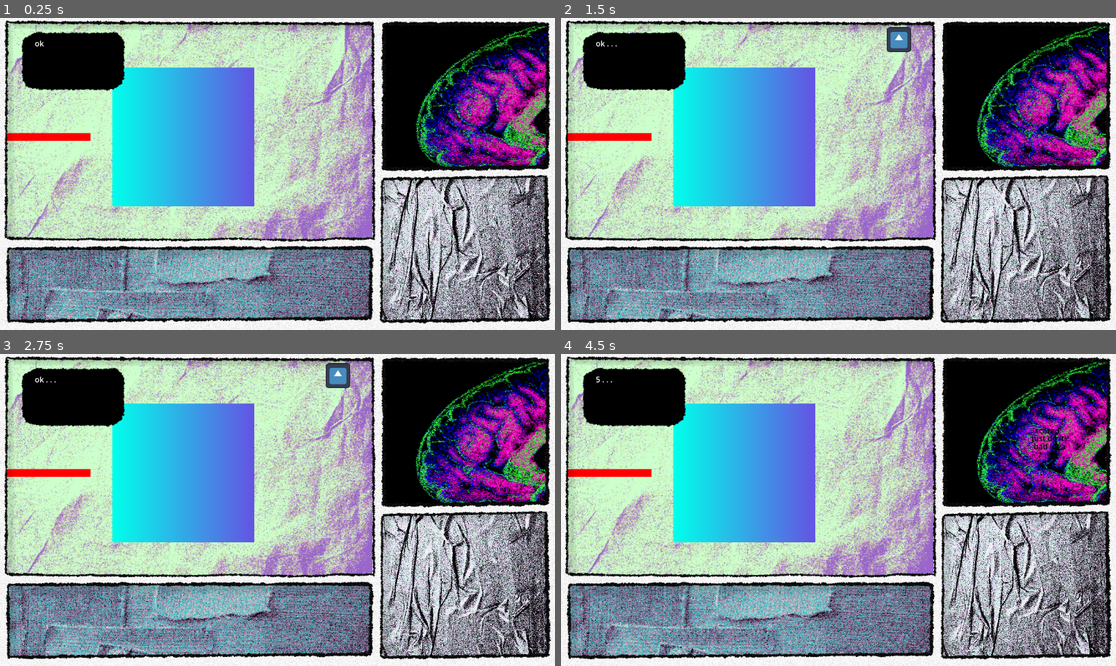
Above: before the commit, frames 1-4 (two rows, left to right).
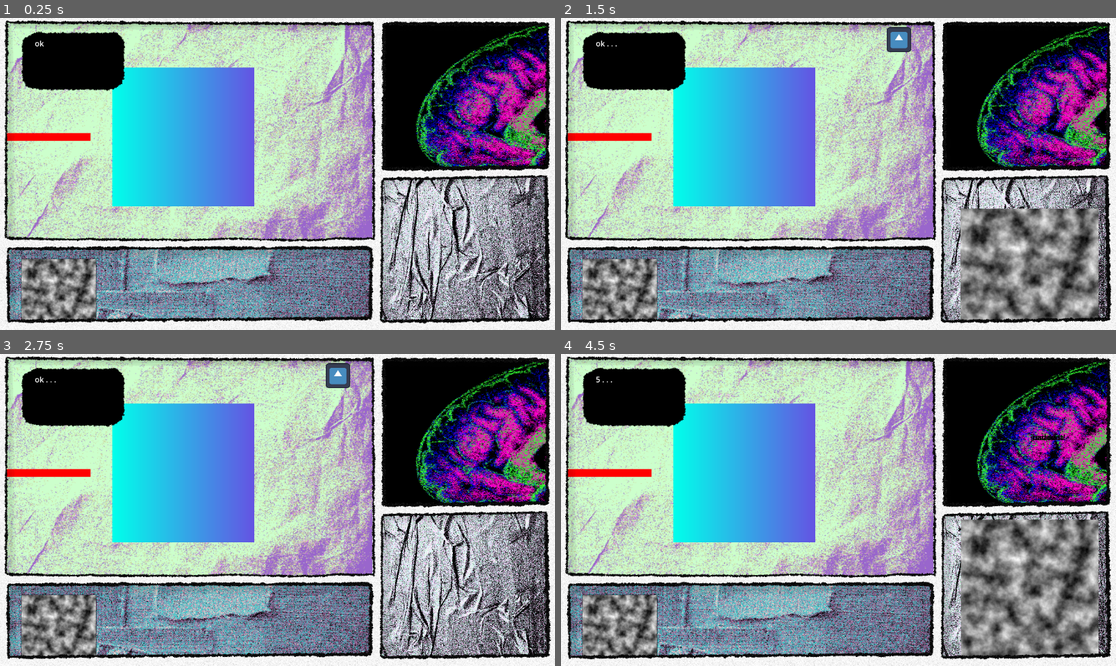
Above: after the commit, the same moments.

Repository: Chas-w/101_Lesbian_Dates
Game: Godot game, scene res://Issues/Issue_001.tscn
Same seed, same stepped clock (60 frames per second), same inputs: the game is played once before the commit and once after it. This scene is started directly instead of the project's main scene. The engine's default icon, where the game draws it, is replaced by a stand-in: a white triangle on a blue panel in a dark square.
Inputs (mouse positions are in pixels of both pictures, inside the frame that each line leads up to):
- Up to frame 1 (0.25 s): no input
- Up to frame 2 (1.5 s): click (622, 295) at 0.52 s; click (622, 295) at 1.27 s
- Up to frame 3 (2.75 s): click (61, 631) at 2.02 s
- Up to frame 4 (4.5 s): tap Enter (Enter, bound only before the commit) at 2.75, 3.6 s; tap E (Enter, bound only after the commit) at 2.85, 4.35 s

The runs differ from the first frame. In frame 1, 2.5% of the frame differs, in the area x 3-18%, y 77-97%; in frame 2, 10%; in frame 3, 2.5%; in frame 4, 12%, in the area x 3-97%, y 23-97%.

Commit message:
started working on inventory items
todo to finish this feature

PAUL thoughts
Toggle ordering (what is focused and what isn't)

Diff:
--- a/Entities/inventory_item.tscn
+++ b/Entities/inventory_item.tscn
@@ -2,11 +2,25 @@
 
 [ext_resource type="Script" uid="uid://blese6kt35wtk" path="res://Scripts/inventory_item.gd" id="1_bxa1r"]
 
-[node name="Inventory Item" type="Button" unique_id=1614442202]
+[sub_resource type="FastNoiseLite" id="FastNoiseLite_aq4h5"]
+
+[sub_resource type="NoiseTexture2D" id="NoiseTexture2D_bxa1r"]
+noise = SubResource("FastNoiseLite_aq4h5")
+
+[node name="inventory item" type="Button" unique_id=426993737]
 anchors_preset = -1
-anchor_right = 0.038000003
-anchor_bottom = 0.048
-offset_right = -35.776
-offset_bottom = -23.104
-text = "Item"
+anchor_left = 0.28800002
+anchor_top = 0.08800001
+anchor_right = 0.74
+anchor_bottom = 0.89000005
+offset_left = 150.22397
+offset_top = 201.976
+offset_right = -150.47998
+offset_bottom = -201.72003
+grow_horizontal = 2
+grow_vertical = 2
+size_flags_horizontal = 4
+size_flags_vertical = 4
+toggle_mode = true
+icon = SubResource("NoiseTexture2D_bxa1r")
 script = ExtResource("1_bxa1r")
--- a/Issues/Issue_001.tscn
+++ b/Issues/Issue_001.tscn
@@ -14,6 +14,7 @@
 [ext_resource type="Texture2D" uid="uid://cb6oxc8guiq0k" path="res://Imported Textures/black_bubble.png" id="8_pppn2"]
 [ext_resource type="Texture2D" uid="uid://b3kgil3r5hg1x" path="res://Imported Textures/brain.png" id="9_n8xr2"]
 [ext_resource type="Script" uid="uid://bsmds4jycqusj" path="res://Scripts/minigames/boob_game.gd" id="10_gda5h"]
+[ext_resource type="PackedScene" uid="uid://bu3ldete44hh3" path="res://Entities/inventory_item.tscn" id="10_n8xr2"]
 
 [sub_resource type="Animation" id="Animation_m6anw"]
 resource_name = "Kai_Pierce_Paul"
@@ -73,6 +74,93 @@
 [sub_resource type="RectangleShape2D" id="RectangleShape2D_pw7vx"]
 size = Vector2(416.5, 26.5)
 
+[sub_resource type="FastNoiseLite" id="FastNoiseLite_n8xr2"]
+
+[sub_resource type="NoiseTexture2D" id="NoiseTexture2D_fs3k7"]
+noise = SubResource("FastNoiseLite_n8xr2")
+
+[sub_resource type="Animation" id="Animation_ts13j"]
+length = 0.001
+tracks/0/type = "bezier"
+tracks/0/imported = false
+tracks/0/enabled = true
+tracks/0/path = NodePath("Mover:position:x")
+tracks/0/interp = 1
+tracks/0/loop_wrap = true
+tracks/0/keys = {
+"handle_modes": PackedInt32Array(0),
+"points": PackedFloat32Array(195, -0.25, 0, 0.25, 0),
+"times": PackedFloat32Array(0)
+}
+tracks/1/type = "bezier"
+tracks/1/imported = false
+tracks/1/enabled = true
+tracks/1/path = NodePath("Mover:position:y")
+tracks/1/interp = 1
+tracks/1/loop_wrap = true
+tracks/1/keys = {
+"handle_modes": PackedInt32Array(0),
+"points": PackedFloat32Array(518, -0.25, 0, 0.25, 0),
+"times": PackedFloat32Array(0)
+}
+
+[sub_resource type="Animation" id="Animation_rhysv"]
+resource_name = "mover_in"
+tracks/0/type = "bezier"
+tracks/0/imported = false
+tracks/0/enabled = true
+tracks/0/path = NodePath("Mover:position:x")
+tracks/0/interp = 1
+tracks/0/loop_wrap = true
+tracks/0/keys = {
+"handle_modes": PackedInt32Array(0, 0),
+"points": PackedFloat32Array(195, -0.25, 0, 0.25, 0, 198, -0.16666667, -0.5, 0, 0),
+"times": PackedFloat32Array(0, 1)
+}
+tracks/1/type = "bezier"
+tracks/1/imported = false
+tracks/1/enabled = true
+tracks/1/path = NodePath("Mover:position:y")
+tracks/1/interp = 1
+tracks/1/loop_wrap = true
+tracks/1/keys = {
+"handle_modes": PackedInt32Array(0, 2),
+"points": PackedFloat32Array(518, -0.25, 0, 0.25, 0, 179, -0.16666667, 56.5, 0, 0),
+"times": PackedFloat32Array(0, 1)
+}
+
+[sub_resource type="Animation" id="Animation_alpk4"]
+resource_name = "mover_out"
+tracks/0/type = "bezier"
+tracks/0/imported = false
+tracks/0/enabled = true
+tracks/0/path = NodePath("Mover:position:x")
+tracks/0/interp = 1
+tracks/0/loop_wrap = true
+tracks/0/keys = {
+"handle_modes": PackedInt32Array(0, 0),
+"points": PackedFloat32Array(198, -0.16666667, -0.5, 0, 0, 195, -0.25, 0, 0.25, 0),
+"times": PackedFloat32Array(-0.0333333, 1)
+}
+tracks/1/type = "bezier"
+tracks/1/imported = false
+tracks/1/enabled = true
+tracks/1/path = NodePath("Mover:position:y")
+tracks/1/interp = 1
+tracks/1/loop_wrap = true
+tracks/1/keys = {
+"handle_modes": PackedInt32Array(0, 0),
+"points": PackedFloat32Array(179, -0.16666667, 56.5, 0, 0, 518, -0.25, 0, 0.25, 0),
+"times": PackedFloat32Array(-0.0333333, 1)
+}
+
+[sub_resource type="AnimationLibrary" id="AnimationLibrary_cgiis"]
+_data = {
+&"RESET": SubResource("Animation_ts13j"),
+&"mover_in": SubResource("Animation_rhysv"),
+&"mover_out": SubResource("Animation_alpk4")
+}
+
 [sub_resource type="Gradient" id="Gradient_m6anw"]
 colors = PackedColorArray(0, 1, 0.92156863, 1, 0.39215687, 0.32941177, 0.8901961, 1)
 
@@ -194,6 +282,24 @@
 grow_horizontal = 2
 grow_vertical = 2
 
+[node name="inventory item" parent="CanvasLayer/Everything/Inventory" unique_id=426993737 node_paths=PackedStringArray("anim_player", "mover", "item_unfurl", "thought_spawn_location") instance=ExtResource("10_n8xr2")]
+z_index = -1
+layout_mode = 1
+anchor_right = 0.95100003
+anchor_bottom = 2.772
+offset_left = -186.77602
+offset_top = 32.01599
+offset_right = -181.927
+offset_bottom = 34.003967
+grow_horizontal = 1
+grow_vertical = 1
+scale = Vector2(0.3, 0.3)
+anim_player = NodePath("../../View/AnimationPlayer")
+mover = NodePath("../../View/Mover")
+item_name = "polaroid pic"
+item_unfurl = NodePath("../../View/Mover/polaroid pic")
+thought_spawn_location = NodePath("../../Brain/Spawn Location")
+
 [node name="Brain" type="Control" parent="CanvasLayer/Everything" unique_id=1848323068]
 layout_mode = 1
 anchor_left = 0.67300004
@@ -258,6 +364,17 @@
 offset_bottom = 0.2399292
 grow_horizontal = 2
 grow_vertical = 2
+
+[node name="Mover" type="Node2D" parent="CanvasLayer/Everything/View" unique_id=650188909]
+position = Vector2(195, 518)
+
+[node name="polaroid pic" type="Sprite2D" parent="CanvasLayer/Everything/View/Mover" unique_id=2081081467]
+z_index = -1
+scale = Vector2(0.56, 0.56)
+texture = SubResource("NoiseTexture2D_fs3k7")
+
+[node name="AnimationPlayer" type="AnimationPlayer" parent="CanvasLayer/Everything/View" unique_id=1848401121]
+libraries/ = SubResource("AnimationLibrary_cgiis")
 
 [node name="Boob Game" type="Control" parent="CanvasLayer/Everything" unique_id=749111273 node_paths=PackedStringArray("dialogue_manager", "kai_boob", "paul_boob", "needle", "needle_max_pos", "needle_min_pos", "needle_start_pos", "pierce_pos")]
 layout_mode = 1
--- a/Scripts/inventory_item.gd
+++ b/Scripts/inventory_item.gd
@@ -1,6 +1,19 @@
 extends Button
+@export var anim_player : AnimationPlayer
+@export var mover : Node2D
 @export var item_name : String
-@export var item_spawn : String
-
+@export var item_unfurl : Sprite2D
+@export var thought_spawn_location : Node2D
+var show : bool = false
+var buffer_max = 1
+var buffer : float
 #if item spawns a response
 #if item spawns an inspectable
+func _process(delta: float) -> void:
+	if (!anim_player.is_playing()):
+		if(button_pressed && !show):
+			anim_player.play("mover_in")
+			show = true
+		if(!button_pressed && show):
+			anim_player.play("mover_out")
+			show = false
--- a/project.godot
+++ b/project.godot
@@ -39,7 +39,7 @@
 
 Enter={
 "deadzone": 0.2,
-"events": [Object(InputEventKey,"resource_local_to_scene":fa …(140 unchanged characters)… d":false,"keycode":0,"physical_keycode":4194309,"key_label":0,"unicode":0,"location":0,"echo":false,"script":null)
+"events": [Object(InputEventKey,"resource_local_to_scene":fa …(140 unchanged characters)… d":false,"keycode":0,"physical_keycode":69,"key_label":0,"unicode":101,"location":0,"echo":false,"script":null)
 ]
 }
 
